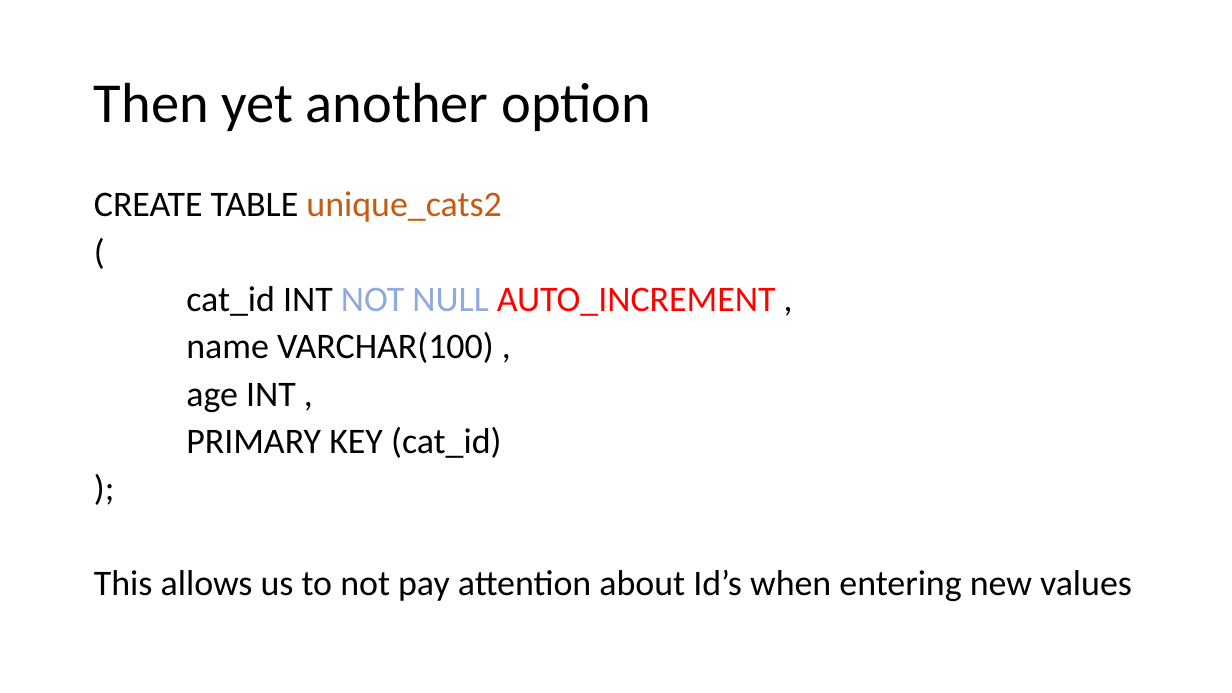
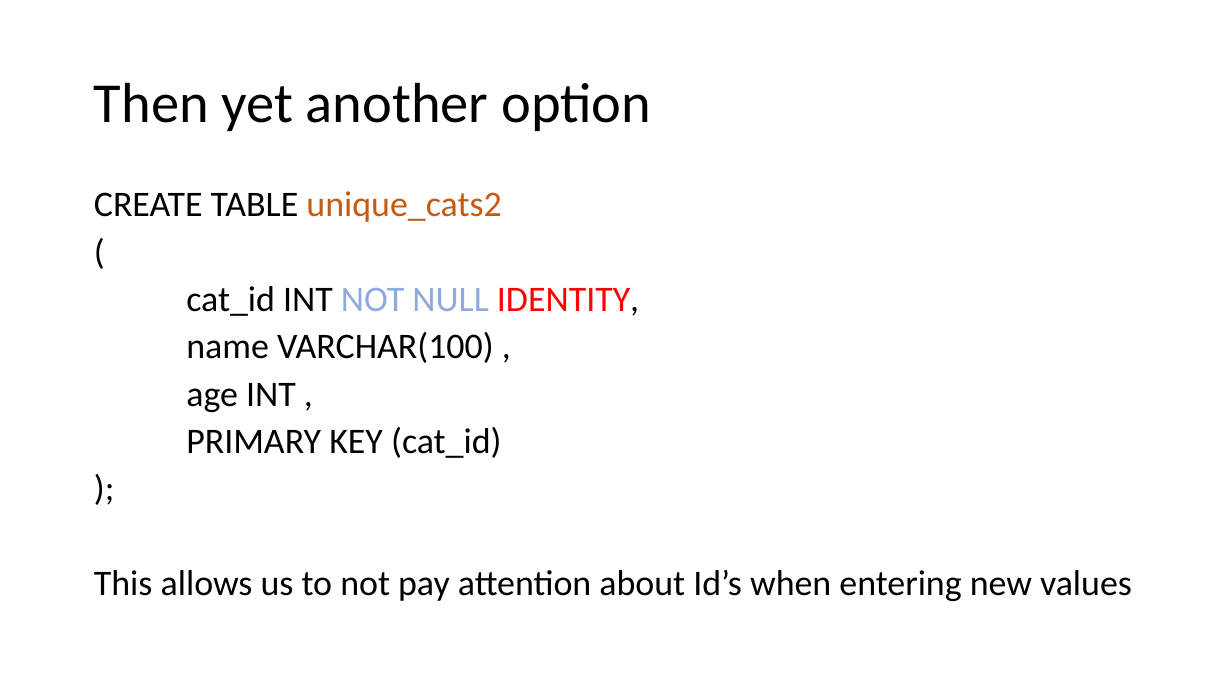
Before and after one commit to 2021CourseParker/TeachingByWeek, a slide deck: slide 27 of Week5/Week5.pptx. Drawn at 1232x693 pixels with LibreOffice and Linux fonts; fonts in the diff are those of the drawing. Boxes give left, top, right and bottom in pixels: in the first picture for what was removed or moved away, otherwise in the second. Text is boxed around its words. In the diff, an @@ line names an element or a change of style, - is before the commit and + after.

Commit message:
Fixed typos and inconsistent data

```diff
--- a/Week5/Week5.pptx
+++ b/Week5/Week5.pptx
@@ text at [186, 286, 639, 316]: text changed; text colour #FF0000 to #000000 @@
-cat_id INT NOT NULL AUTO_INCREMENT ,
+cat_id INT NOT NULL IDENTITY,
```
Also in this commit, not shown: 7 other slides changed.
